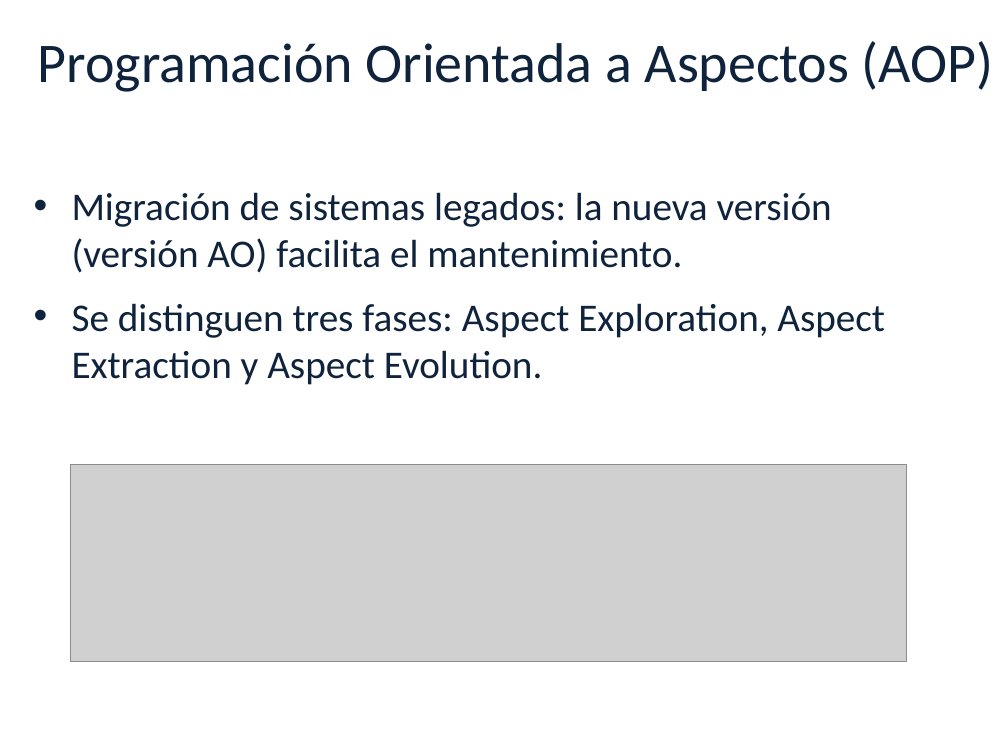
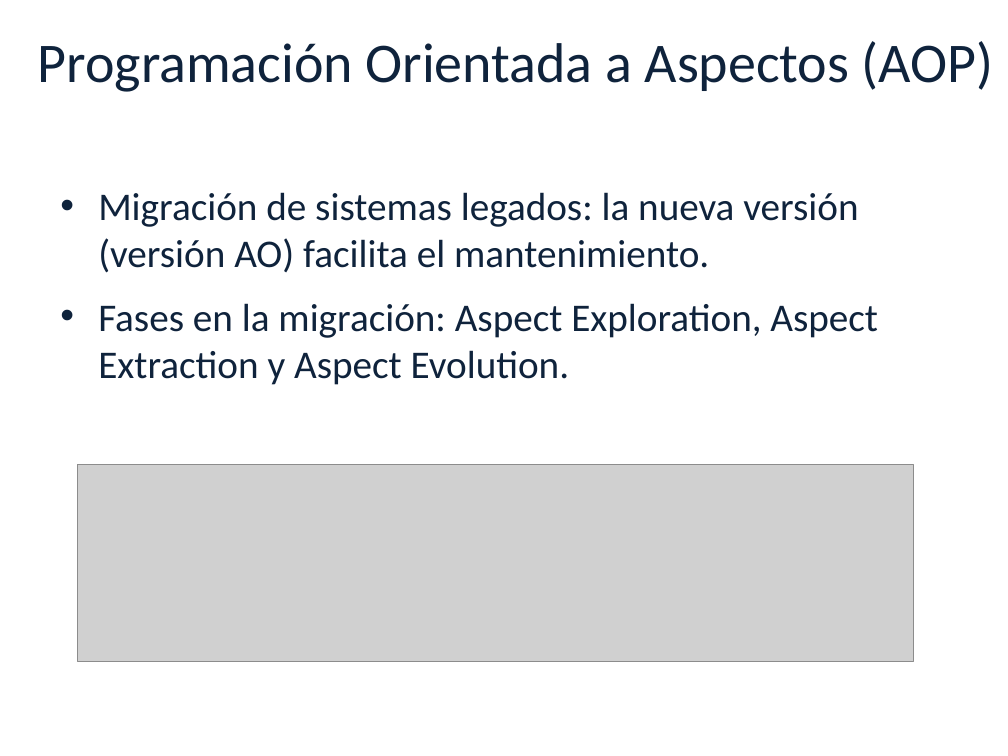
Before and after one commit to luciamasolaP/proyectofinal-informe, a slide deck: slide 9 of presentacion/Aspect Mining2-primera parte.pptx. Drawn at 1008x756 pixels with LibreOffice and Linux fonts; fonts in the diff are those of the drawing; grey boxes stand for pictures; background and template pictures are left out. Boxes give left, top, right and bottom in pixels: in the first picture for what was removed or moved away, otherwise in the second. Text is boxed around its words. In the diff, an @@ line names an element or a change of style, - is before the commit and + after.

```diff
--- a/presentacion/Aspect Mining2-primera parte.pptx
+++ b/presentacion/Aspect Mining2-primera parte.pptx
@@ text "Migración de sistemas legados: la ..." moved from (x1=72, y1=192, x2=885, y2=385) to (x1=98, y1=192, x2=878, y2=385) @@
@@ text at (x1=98, y1=303, x2=878, y2=385): text changed @@
-• Se distinguen tres fases: Aspect Exploration, Aspect Extraction y Aspect Evolution.
+• Fases en la migración: Aspect Exploration, Aspect Extraction y Aspect Evolution.
@@ picture moved from (x1=71, y1=465, x2=906, y2=661) to (x1=78, y1=465, x2=913, y2=661) @@
```
Also in this commit, not shown: 16 other slides changed.
